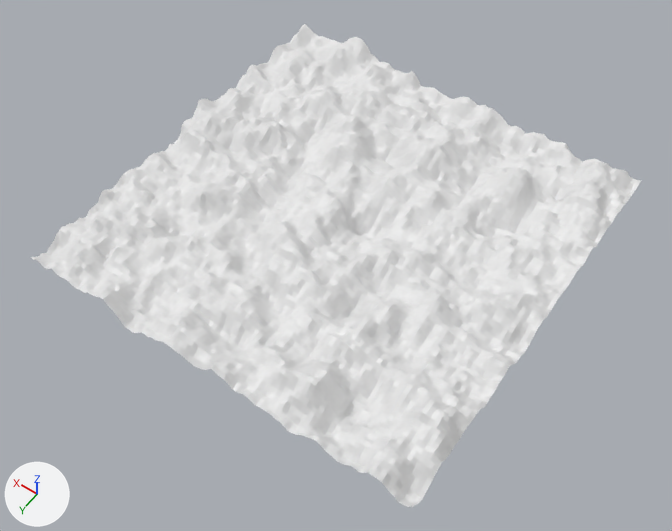
The glTF model res/ground/ground.gltf: old version first, new version second.
One viewpoint serves both versions: a 50 mm lens placed at (-1.59, 2.3, 3.22), pointed at (-0.06, 0.17, -0.13). The lights are fixed; the arrows at lower left show +X, +Y and +Z. The first picture is the older version.
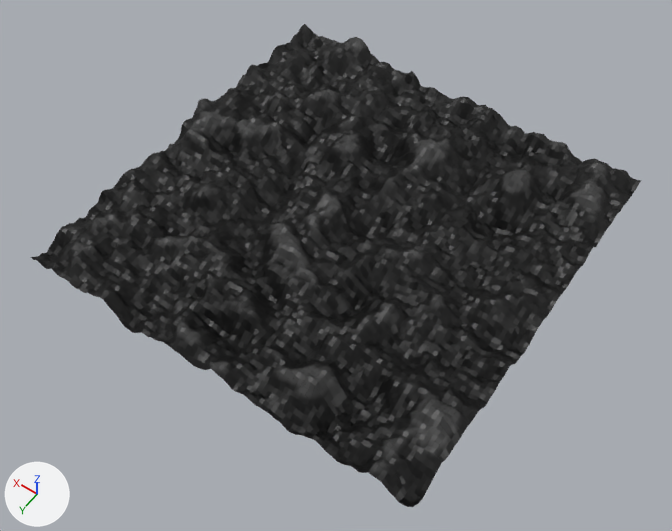
The change, as JSON lines over the scene's bpy script:
```json
{"op": "add", "block": "img_material_base_color", "code": ["img_material_base_color = load_image('Material Base Color', 'Material Base Color.png', 1024, 1024, 'sRGB')"]}
{"op": "add", "block": "mat_material", "code": ["mat_material = principled_material('Material')", "mat_material.texture = img_material_base_color"]}
{"block": "me_plane", "where": "me_plane.from_pydata(...)  # 10404 vertices, 20402 faces; spans x -1.0..1.0, y -1.0..1.0, z -0.11..0.12"}
{"op": "add", "block": "me_plane", "code": "me_plane.materials.append(mat_material)  # picture img_material_base_color"}
```

Boxes (x1, y1, x2, y2) around the edits, measured in the pictures (672 x 531 px):
```json
{"object": "Plane", "change": "recoloured", "before": [31, 24, 642, 507], "after": [31, 24, 642, 507], "on screen": "white to black"}
```
